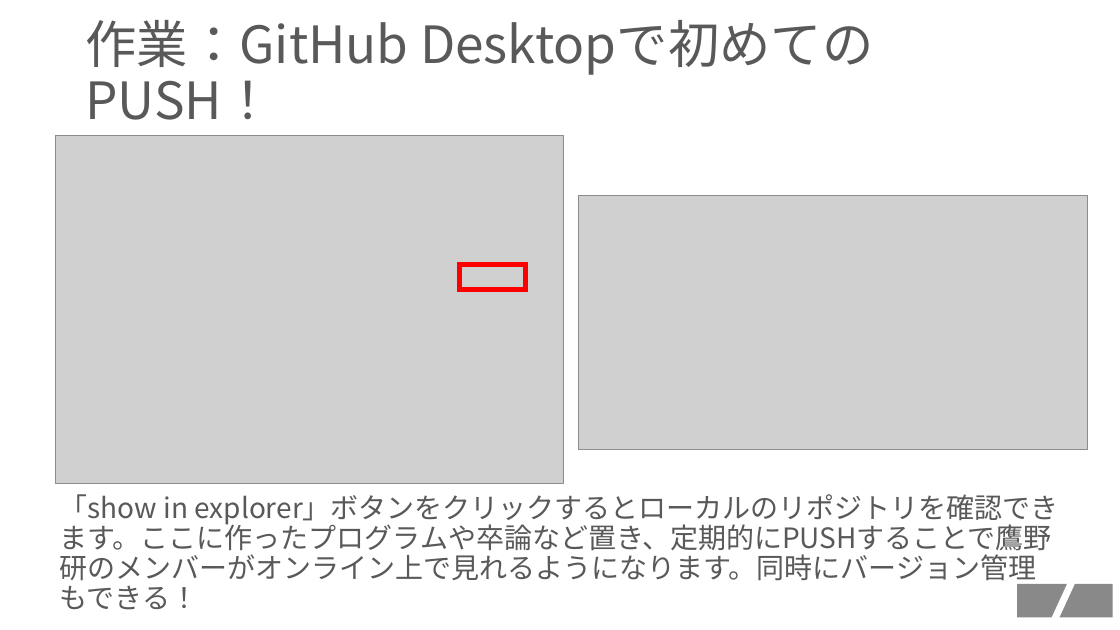
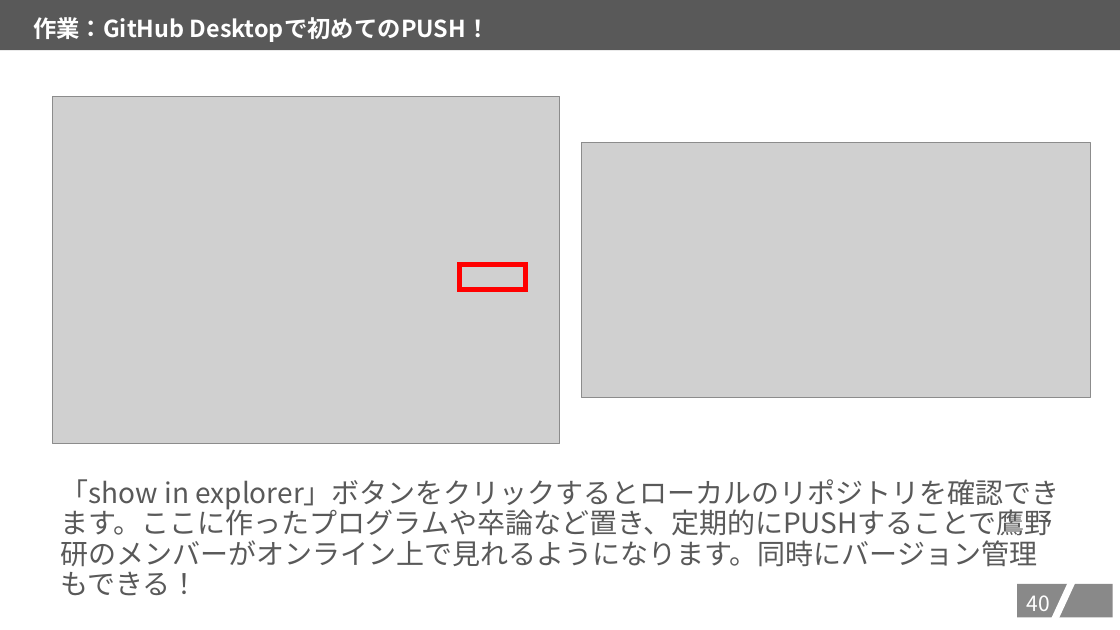
Before and after one commit to kait-takanolab/1821086_matsuo_thesis, a slide deck: slide 41 of GITHUBスタートアップ/GITHUBセットアップの会.pptx. Drawn at 1120x630 pixels with LibreOffice and Linux fonts; fonts in the diff are those of the drawing; grey boxes stand for pictures. Boxes give left, top, right and bottom in pixels: in the first picture for what was removed or moved away, otherwise in the second. Text is boxed around its words. In the diff, an @@ line names an element or a change of style, - is before the commit and + after.

```diff
--- a/GITHUBスタートアップ/GITHUBセットアップの会.pptx
+++ b/GITHUBスタートアップ/GITHUBセットアップの会.pptx
@@ rectangle "作業：GitHub Desktopで初めてのPUSH！": place and size @@
-rectangle "作業：GitHub Desktopで初めてのPUSH！" at [85, 20, 408, 67]
+rectangle "作業：GitHub Desktopで初めてのPUSH！" at [0, 0, 1120, 50]
@@ rectangle "作業：GitHub Desktopで初めてのPUSH！" at [0, 0, 1120, 50]: size 44 to 20 pt, text colour #595959 to #FFFFFF, bold on; line spacing 0.9 to 1; fill none to #595959 @@
@@ picture: place and size @@
-picture at [56, 135, 564, 483]
+picture at [52, 96, 560, 444]
@@ picture: place and size @@
-picture at [578, 195, 1087, 450]
+picture at [581, 143, 1091, 397]
@@ text "「show in explorer」ボタンをクリックするとローカルのリポジトリを確認できます。ここに作ったプログラムや卒 ...": place and size @@
-text "「show in explorer」ボタンをクリックするとローカルのリポジトリを確認できます。ここに作ったプログラムや卒 ..." at [60, 494, 1058, 610]
+text "「show in explorer」ボタンをクリックするとローカルのリポジトリを確認できます。ここに作ったプログラムや卒 ..." at [61, 479, 1059, 596]
@@ page number added at [1027, 595, 1050, 611], 18 pt, text #FFFFFF @@
+40
```
Also in this commit, not shown: 49 other slides changed.
